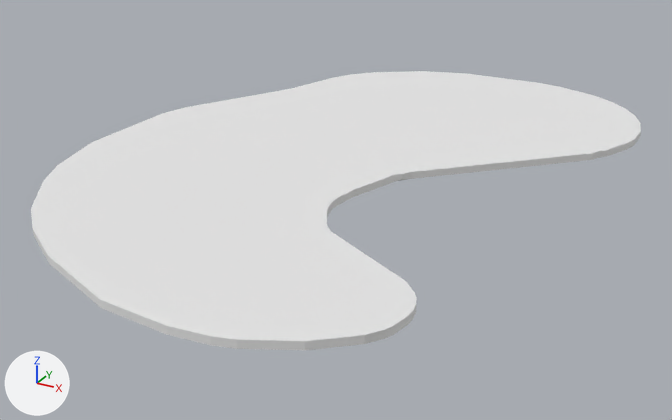
The OBJ model assets/Items/asteroids/GCC4.obj: old version first, new version second.
One viewpoint serves both versions: a 50 mm camera at (1.53, -2.55, 1.11) aimed at (0.15, -0.04, -0.15). The axes (+X, +Y, +Z) are drawn at lower left. The lights are the same throughout. Where no turn or scale is listed for an object, it has been applied to the vertices.

The scene before the commit, as lines of its bpy script (objects in view):
```python
me_path819 = bpy.data.meshes.new('path819')
me_path819.from_pydata(...)  # 104 vertices, 204 faces; spans x -0.69..0.96, y -1.14..1.19, z 0.0..0.03
me_path819.materials.append(mat_svgmat_004)  # white #e7e7e7
ob_path819 = bpy.data.objects.new('path819', me_path819)
ob_path819.location = (0.0, 0.0, 0.0)
```
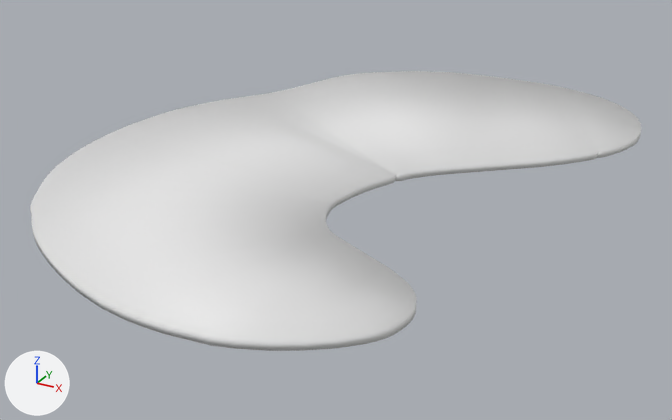
Boxes (x1, y1, x2, y2) around the edits, measured in the pictures (672 x 420 px):
'path819', reshaped
    before: (31, 71, 641, 350)
    after: (30, 71, 641, 351)
part 1 of me_path819, built on
    before: (396, 172, 409, 181)
    after: (30, 71, 641, 351)

The change, as a diff of the scene's bpy script:
```diff
--- a/assets/Items/asteroids/GCC4.obj.py
+++ b/assets/Items/asteroids/GCC4.obj.py
@@ me_path819 @@
 # used by ob_path819; location = (0.0, 0.0, 0.0)
-me_path819.from_pydata(...)  # 104 vertices, 204 faces; spans x -0.69..0.96, y -1.14..1.19, z 0.0..0.03
-me_path819.materials.append(mat_svgmat_004)  # white #e7e7e7
+me_path819.from_pydata(...)  # 410 vertices, 816 faces; spans x -0.7..0.96, y -1.14..1.2, z 0.0..0.03
+# me_path819 part 1: 1 vertex removed from x 0.39, y -0.03, z 0.01; 307 vertices added at x -0.7..0.96, y -1.14..1.2, z 0.0..0.03
+# me_path819 part 2: the surface is now shaded smooth
```
